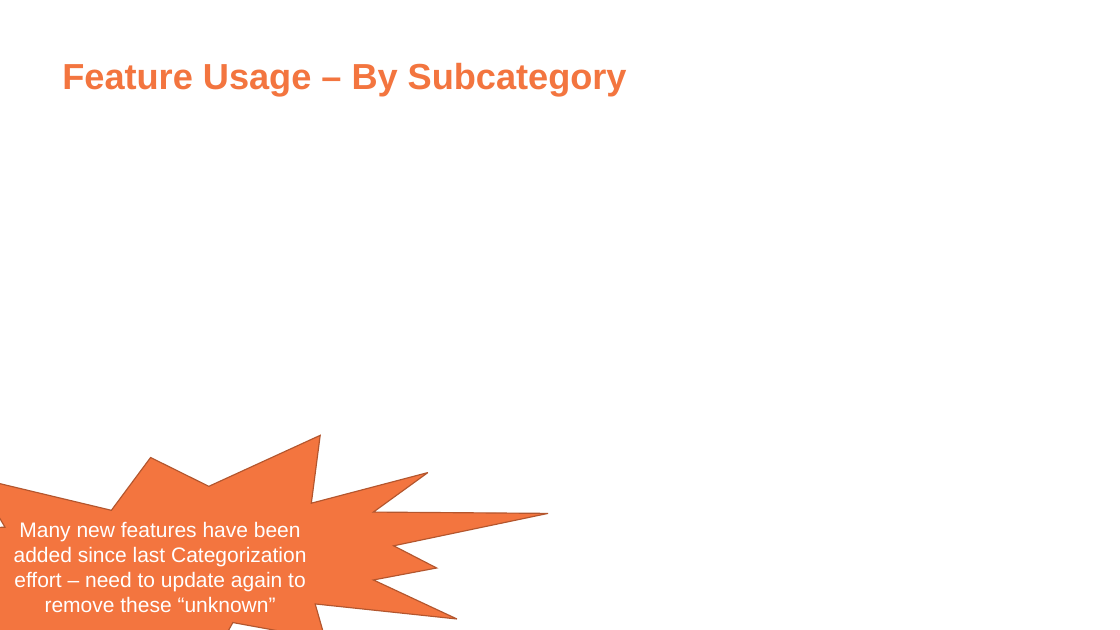
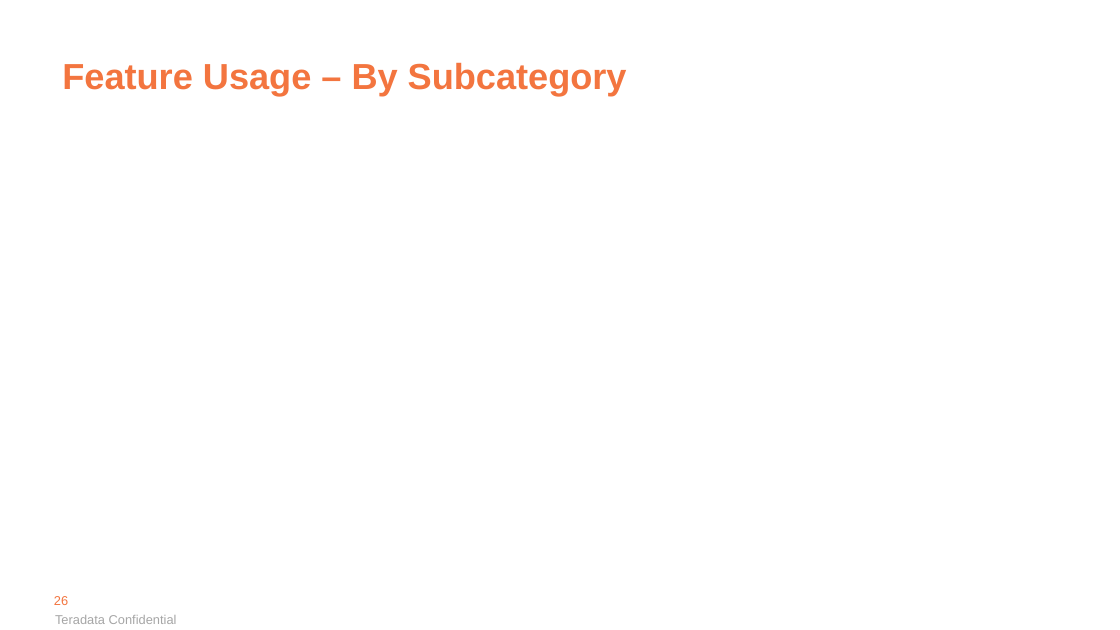
Before and after one commit to tdcoa/systasks, a slide deck: slide 26 of Solutions/ppt/Vantage Health Check v4.0.pptx. Drawn at 1120x630 pixels with LibreOffice and Linux fonts; fonts in the diff are those of the drawing; background and template pictures are left out. Boxes give left, top, right and bottom in pixels: in the first picture for what was removed or moved away, otherwise in the second. Text is boxed around its words. In the diff, an @@ line names an element or a change of style, - is before the commit and + after.

```diff
--- a/Solutions/ppt/Vantage Health Check v4.0.pptx
+++ b/Solutions/ppt/Vantage Health Check v4.0.pptx
@@ irregular seal removed at (x1=0, y1=435, x2=549, y2=630) @@
-Many new features have been added since last Categorization effort – need to update again to remove these “unknown”
```
Also in this commit, not shown: 2 other slides changed, 1 other file.
